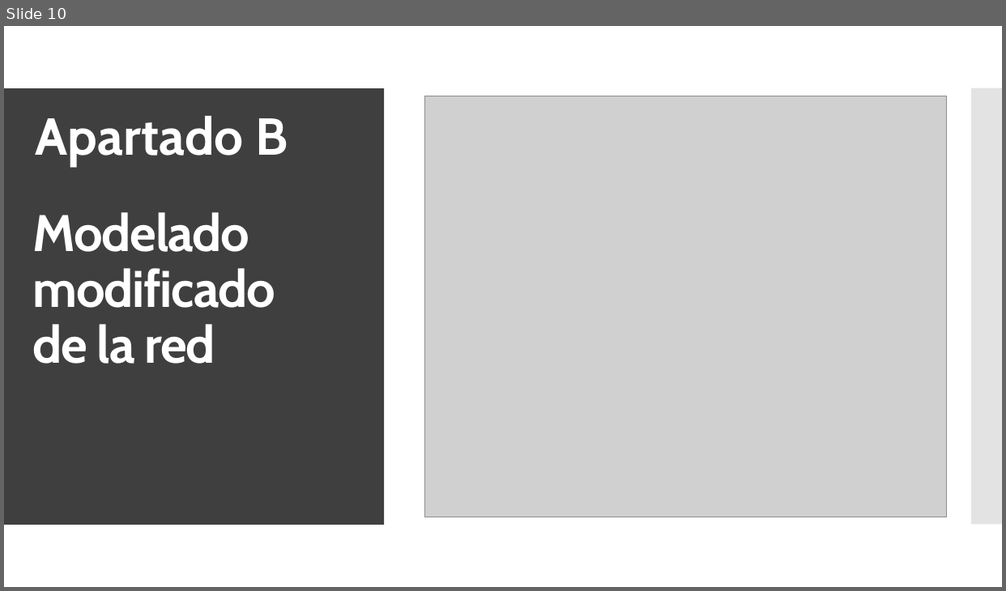
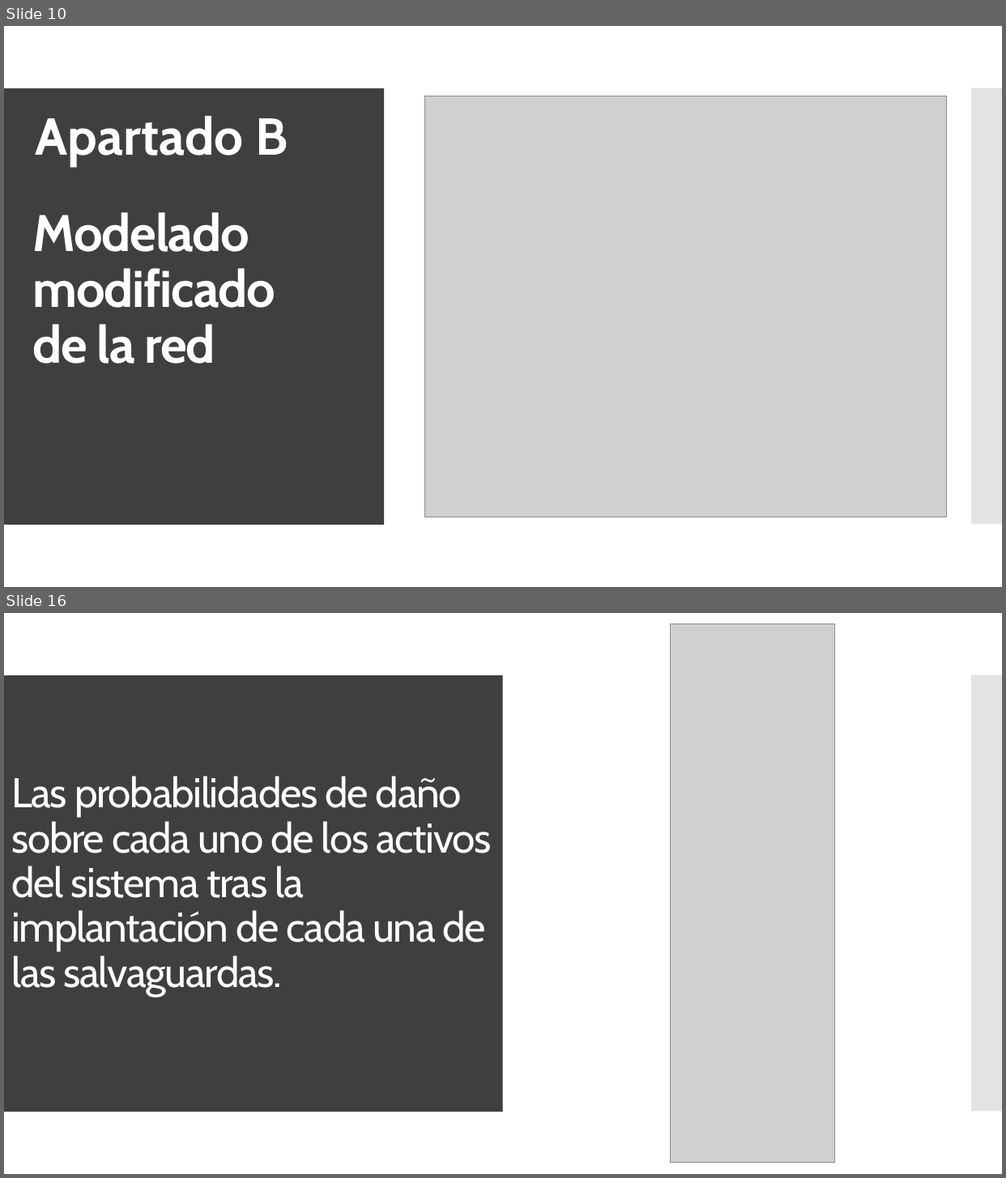
Before and after one commit to Juanfragar/Fiabilidad-y-gestion-de-riesgos, a slide deck: Practica 02/Modelado de riesgos con Hugin Expert.pptx. Shown one above the other, each under a label of ours: slide 10 before the commit, slides 10 and 16 after it; the slides between them are not shown. The pictures are 1006x591 and 1006x1178 pixels, drawn with LibreOffice and Linux fonts; fonts in the diff are those of the drawing; grey boxes stand for pictures. Boxes give left, top, right and bottom in pixels: in the first picture for what was removed or moved away, otherwise in the second. Text is boxed around its words. In the diff, an @@ line names an element or a change of style, - is before the commit and + after.

```diff
--- a/Practica 02/Modelado de riesgos con Hugin Expert.pptx
+++ b/Practica 02/Modelado de riesgos con Hugin Expert.pptx
@@ slide 16 added at (4, 613, 1002, 1174), background #FFFFFF; not listed: 2 template elements that a slide beside it also shows @@
@@ rectangle added at (4, 613, 1002, 1174), fill #FFFFFF @@
@@ picture added at (671, 624, 834, 1162) @@
@@ rectangle added at (4, 675, 752, 1112), fill #3F3F3F @@
@@ rectangle added at (4, 675, 503, 1112), fill #3F3F3F @@
@@ rectangle added at (763, 675, 1002, 1112), fill #C8C8C8 at 50% opacity @@
@@ rectangle added at (971, 675, 1002, 1112), fill #C8C8C8 at 50% opacity @@
@@ title added at (11, 776, 492, 996), 40 pt, text #FFFFFF @@
+Las probabilidades de daño sobre cada uno de los activos del sistema tras la implantación de cada una de
+las salvaguardas.
```
Also in this commit, not shown: 6 other slides added, 1 other file.
